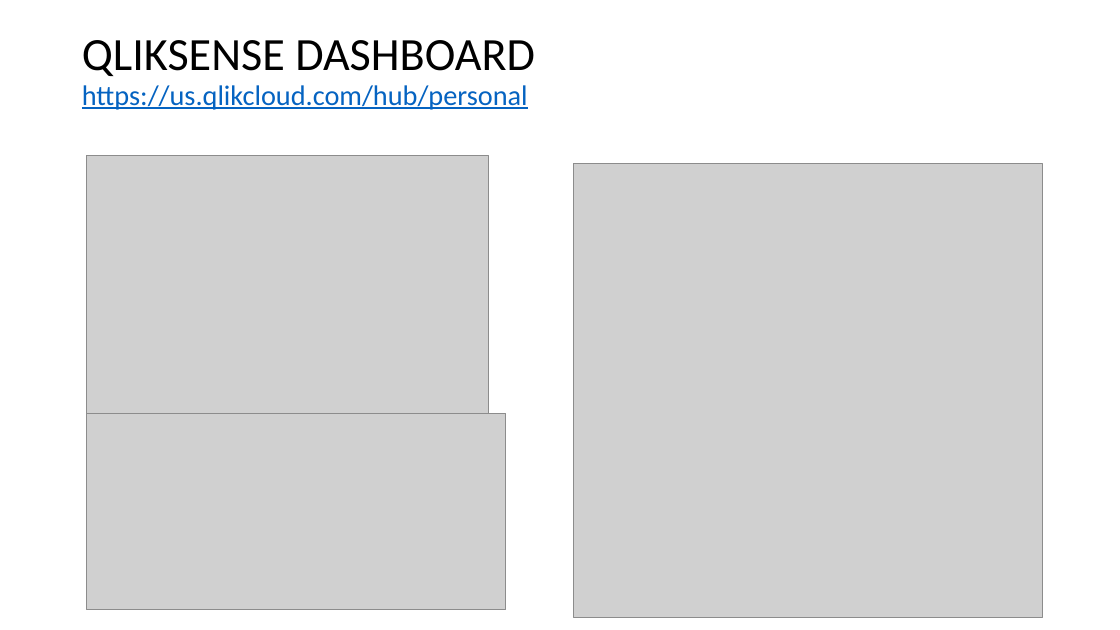
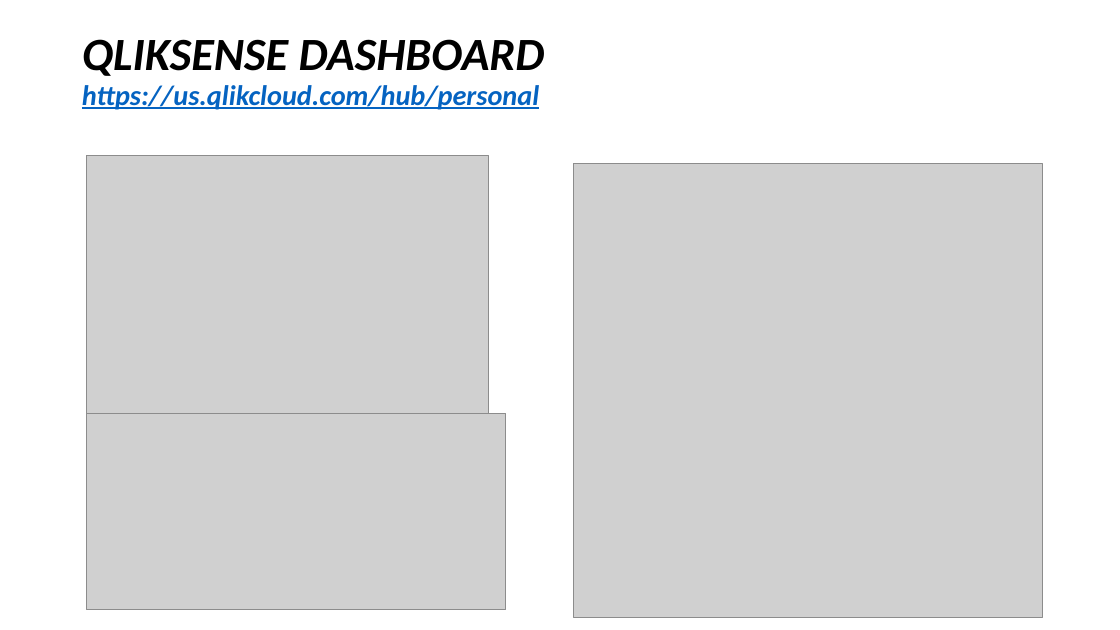
Before and after one commit to PurnimaChandel/Final-Project, a slide deck: slide 7 of Final_presentation.pptx. Drawn at 1120x630 pixels with LibreOffice and Linux fonts; fonts in the diff are those of the drawing; grey boxes stand for pictures. Boxes give left, top, right and bottom in pixels: in the first picture for what was removed or moved away, otherwise in the second. Text is boxed around its words. In the diff, an @@ line names an element or a change of style, - is before the commit and + after.

```diff
--- a/Final_presentation.pptx
+++ b/Final_presentation.pptx
@@ title "QLIKSENSE DASHBOARD https://us.qlikcloud.com/hub/personal" at bbox=[82, 39, 545, 110]: bold on, italic on @@
```
Also in this commit, not shown: 8 other slides changed, 2 other files.
